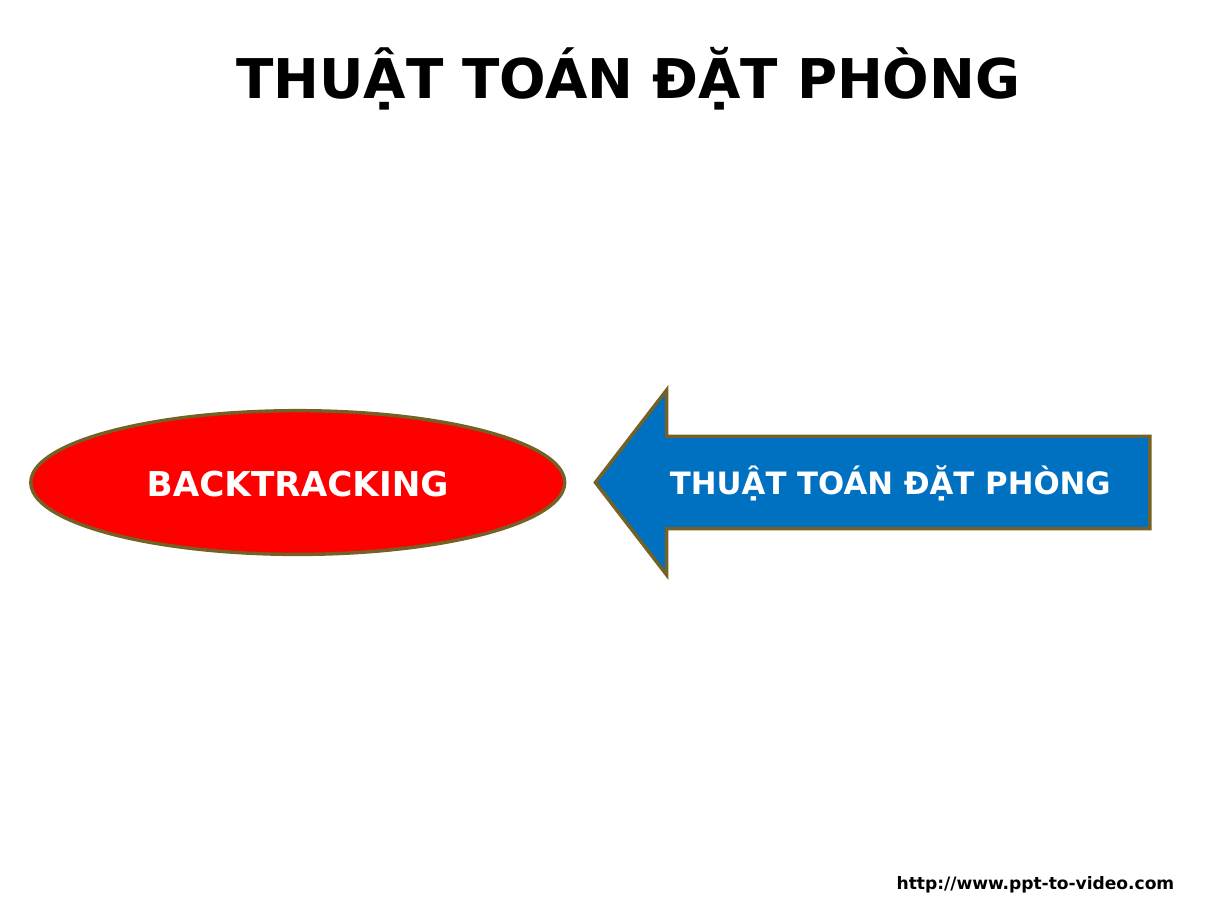
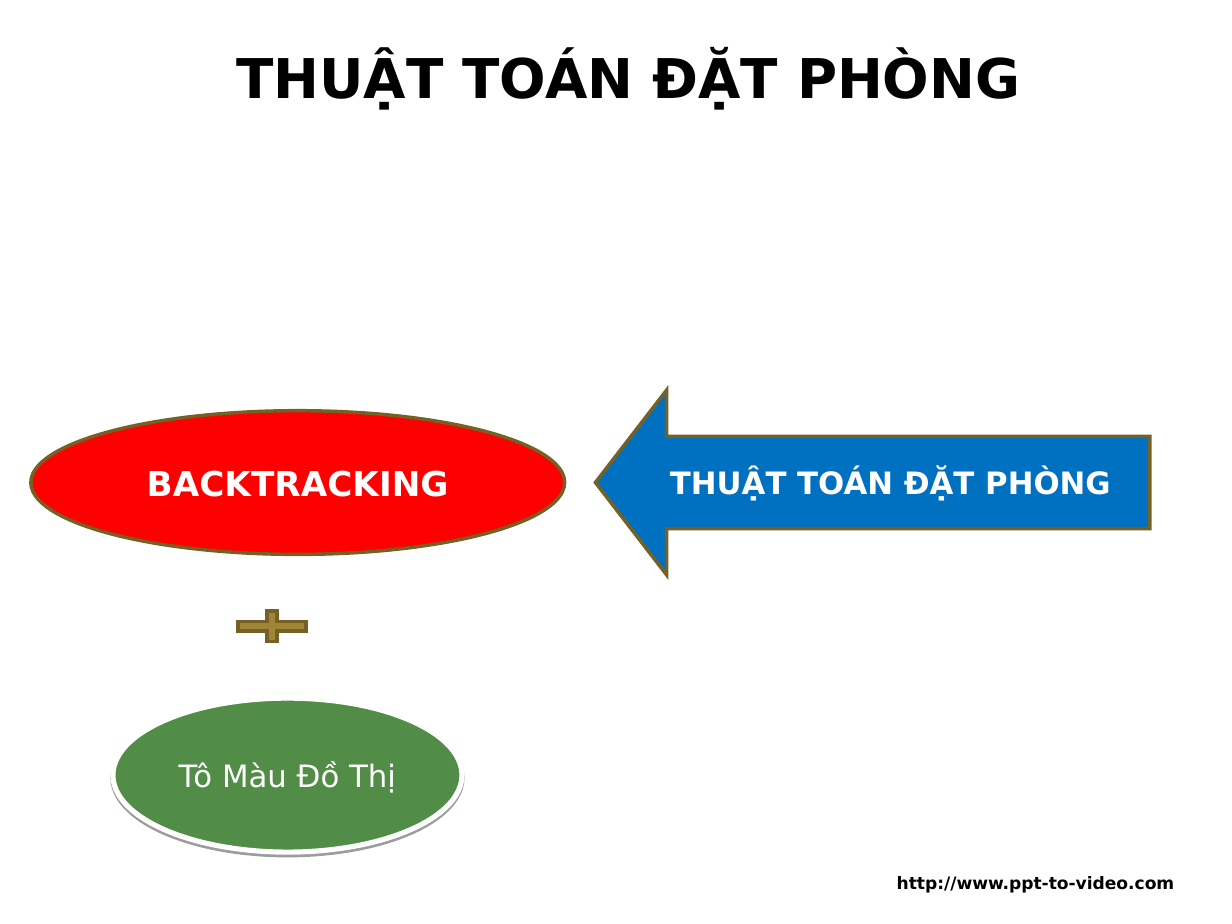
Before and after one commit to Alex7Huynh/group2quanlykhachsan, a slide deck: slide 11 of sources/QLKS_G18/documents/Hotel Management v1.0_G18.ppt (slide 10 before the commit). Drawn at 1232x924 pixels with LibreOffice and Linux fonts; fonts in the diff are those of the drawing; background and template pictures are left out. Boxes give left, top, right and bottom in pixels: in the first picture for what was removed or moved away, otherwise in the second. Text is boxed around its words. In the diff, an @@ line names an element or a change of style, - is before the commit and + after.

```diff
--- a/sources/QLKS_G18/documents/Hotel Management v1.0_G18.ppt
+++ b/sources/QLKS_G18/documents/Hotel Management v1.0_G18.ppt
@@ freeform shape added at (225,606,318,647), fill #A18537, outline #756026 2.01 pt @@
@@ ellipse added at (113,699,462,853), fill #518D47, outline #FFFFFF 3 pt, 18 pt, text #FFFFFF @@
+Tô Màu Đồ Thị
```
Also in this commit, not shown: 2 other slides changed, 1 slide added, 3 other files.
